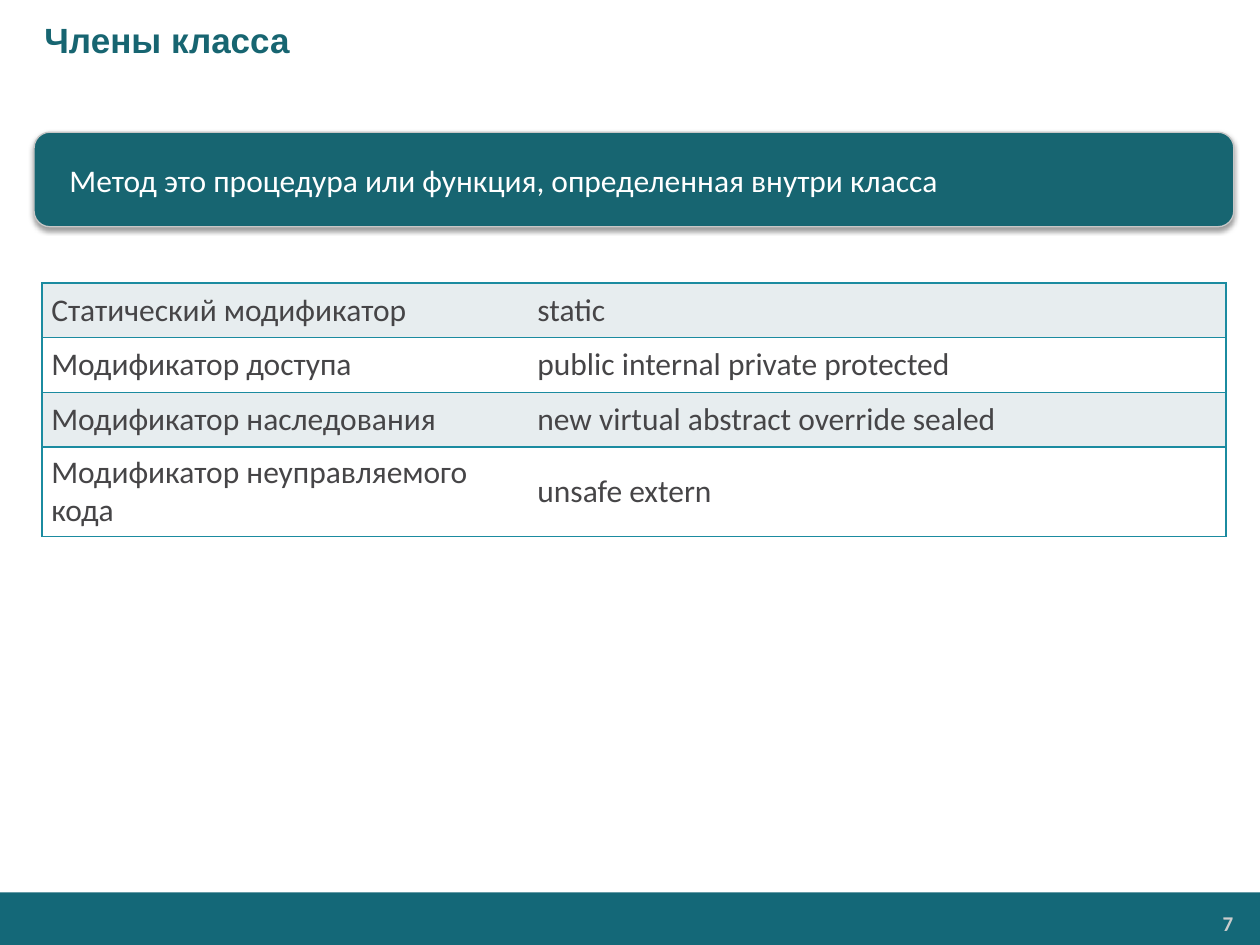
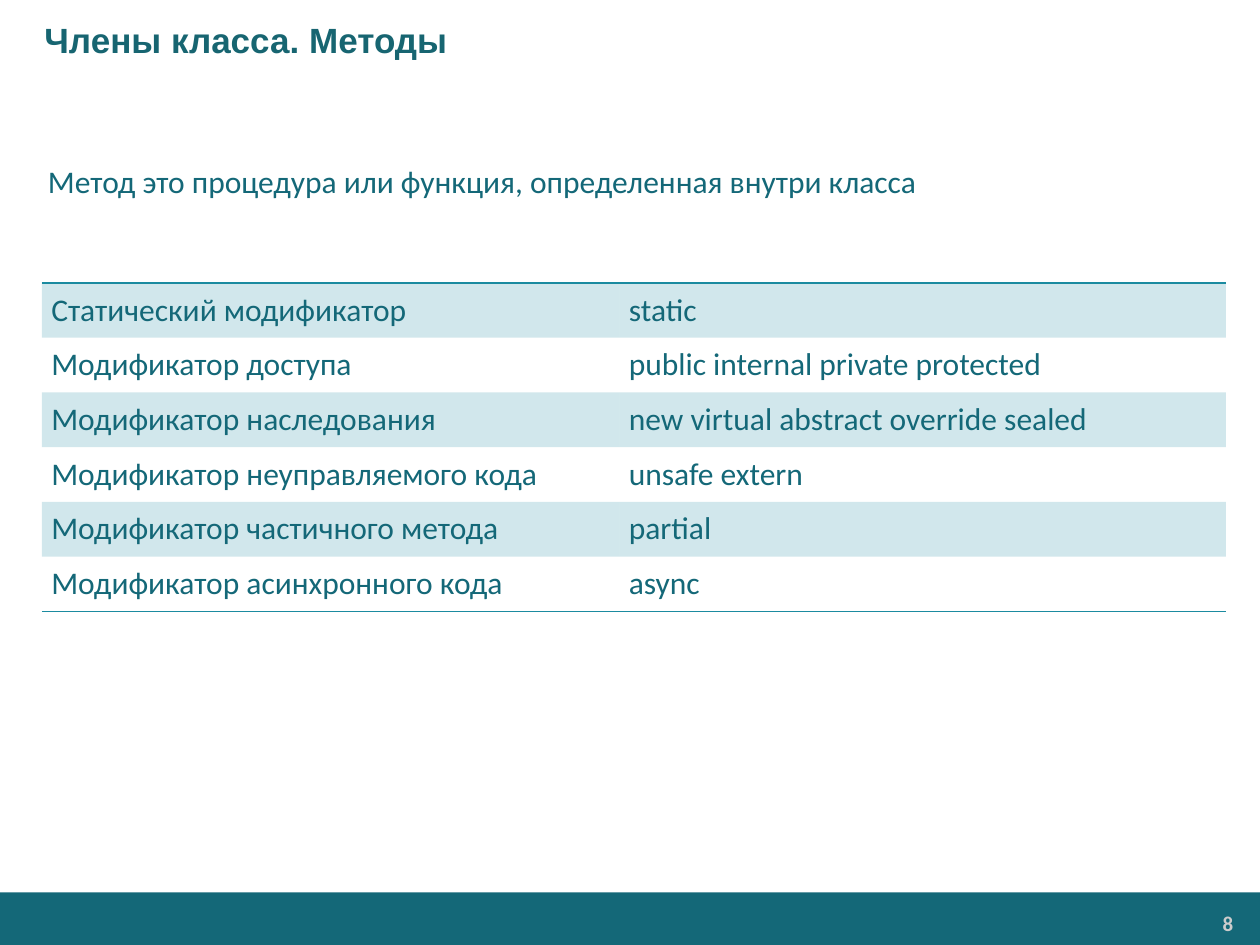
Before and after one commit to EPM-RD-NETLAB/.NET-Framework-modules, a slide deck: slide 8 of M3. Types/Types (RU).pptx (slide 7 before the commit). Drawn at 1260x945 pixels with LibreOffice and Linux fonts; fonts in the diff are those of the drawing; background and template pictures are left out. Boxes give left, top, right and bottom in pixels: in the first picture for what was removed or moved away, otherwise in the second. Text is boxed around its words. In the diff, an @@ line names an element or a change of style, - is before the commit and + after.

```diff
--- a/M3. Types/Types (RU).pptx
+++ b/M3. Types/Types (RU).pptx
@@ title at (44, 29, 447, 60): text changed @@
-Члены класса
+Члены класса. Методы
@@ text "Метод это процедура или функция, ...": place and size @@
-text "Метод это процедура или функция, ..." at (34, 132, 1234, 227)
+text "Метод это процедура или функция, ..." at (48, 171, 916, 199)
@@ text "Метод это процедура или функция, ..." at (48, 171, 916, 199): text colour #FFFFFF to #146878; vertical alignment middle to top; fill #176571 to none; outline #C8C8C8 0.75 pt to none; shadow off @@
@@ table at (42, 284, 1225, 612) @@
+row 5: Модификатор частичного метода | partial
+row 6: Модификатор асинхронного кода | async
@@ page number at (1223, 916, 1234, 931): text changed @@
-7
+8
```
Also in this commit, not shown: 11 other slides changed, 8 slides added, 9 slides removed, 5 other files.
